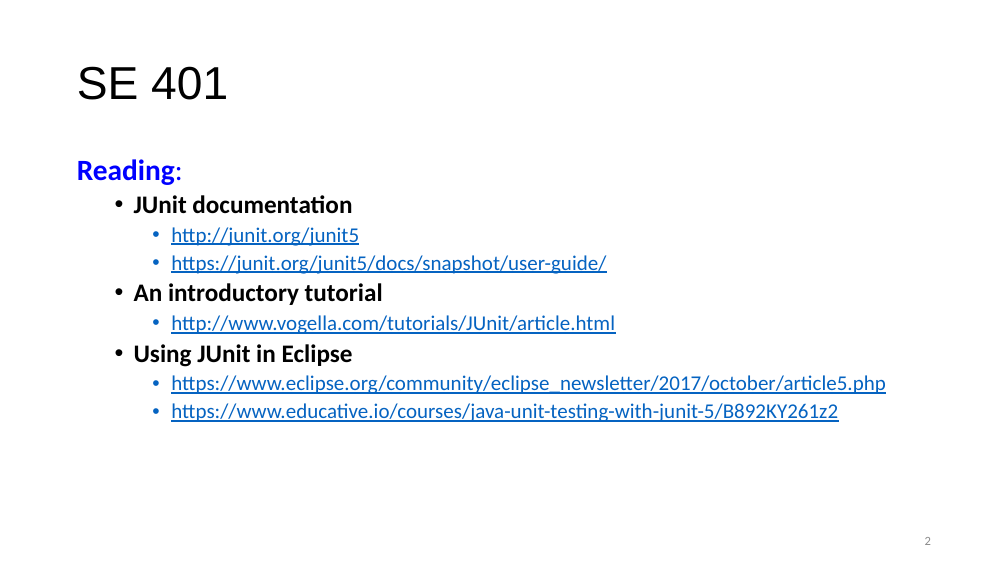
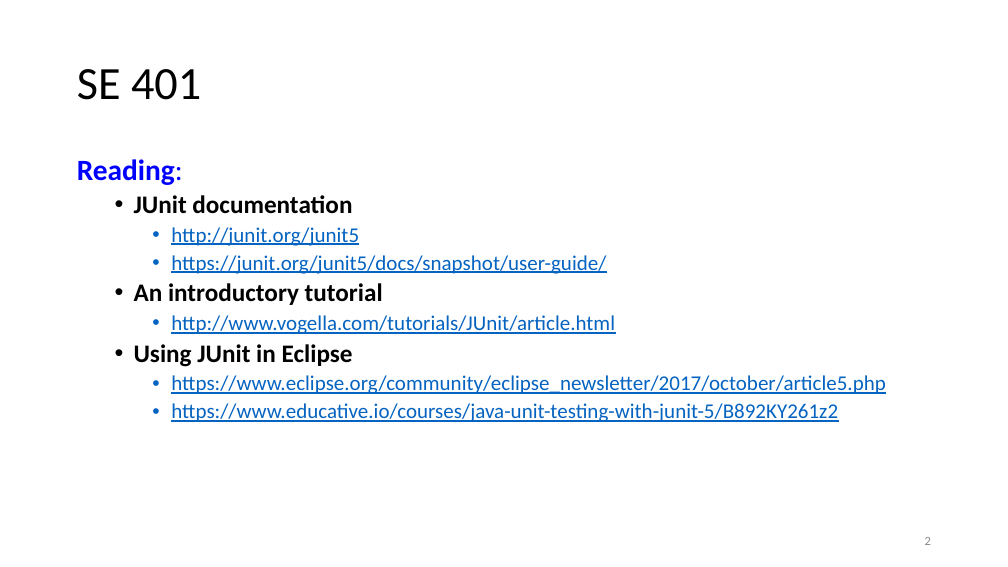
Before and after one commit to malenezi/malenezi, a slide deck: slide 2 of SE401/Lectures/5-Unit Testing and Junit/Unit Testing and JUnit.pptx. Drawn at 1008x567 pixels with LibreOffice and Linux fonts; fonts in the diff are those of the drawing. Boxes give left, top, right and bottom in pixels: in the first picture for what was removed or moved away, otherwise in the second. Text is boxed around its words. In the diff, an @@ line names an element or a change of style, - is before the commit and + after.

```diff
--- a/SE401/Lectures/5-Unit Testing and Junit/Unit Testing and JUnit.pptx
+++ b/SE401/Lectures/5-Unit Testing and Junit/Unit Testing and JUnit.pptx
@@ title "SE 401" at bbox=[77, 69, 201, 100]: font Arial to Calibri @@
```
